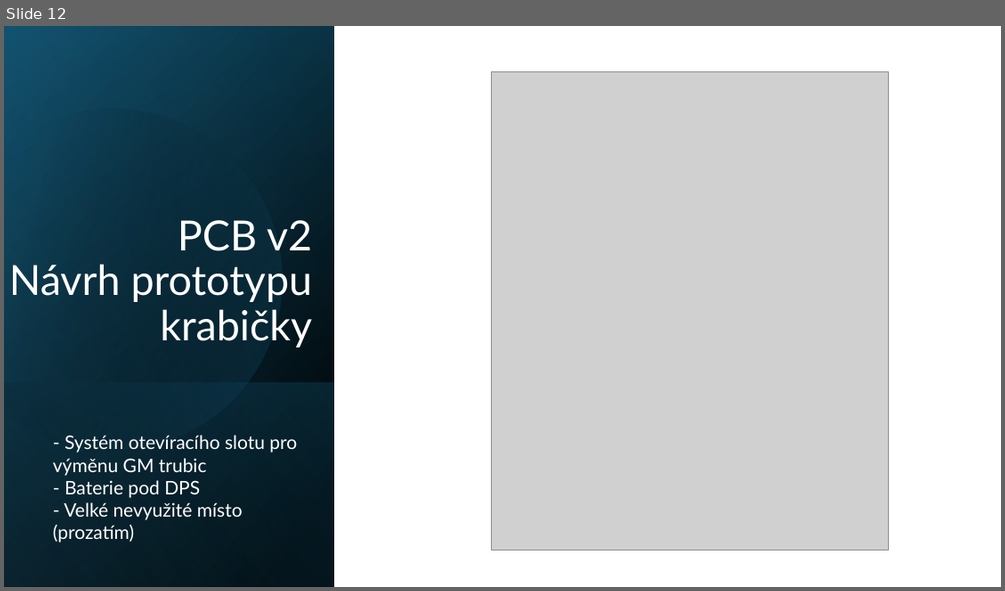
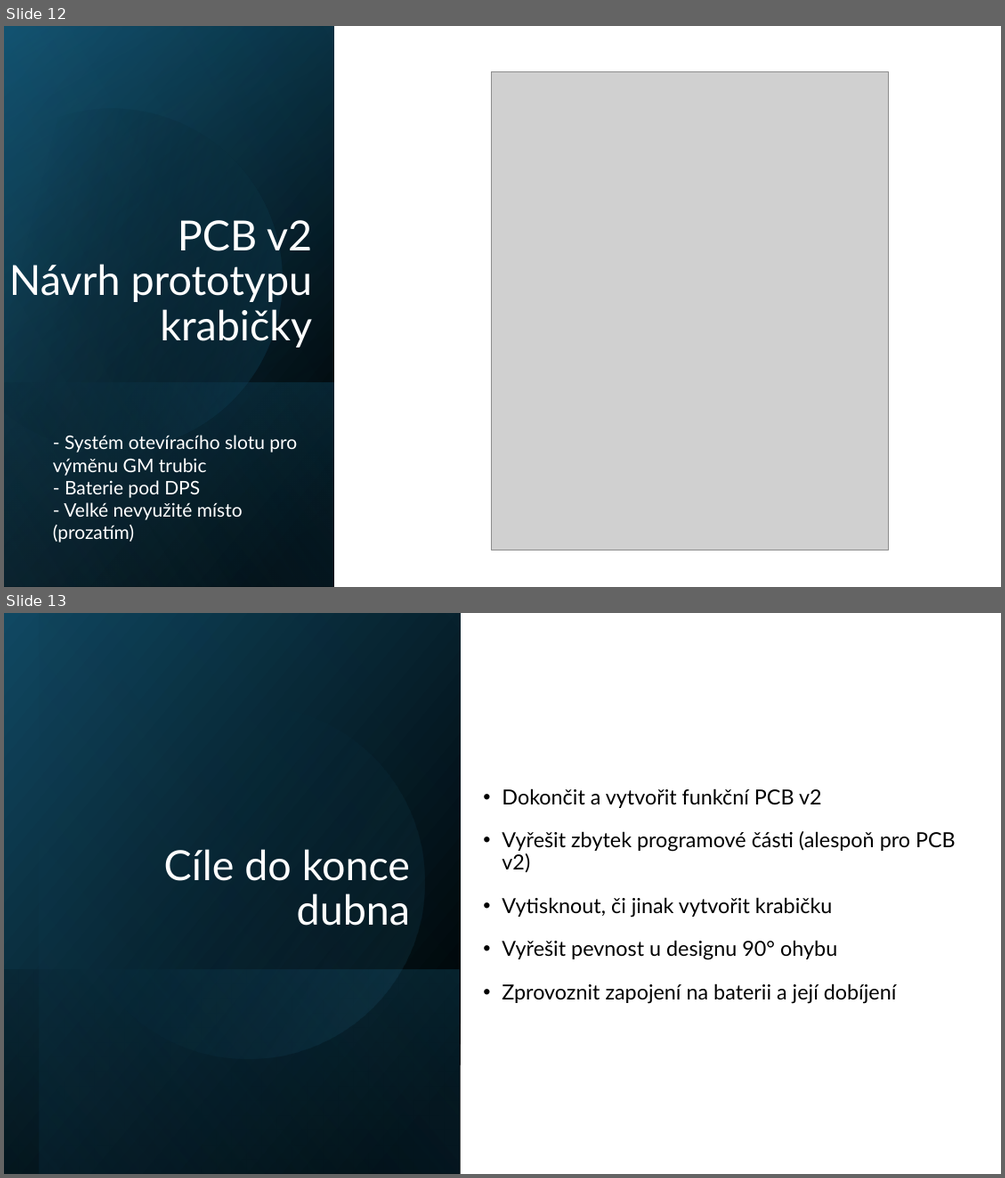
Before and after one commit to iamglobal/GM-Counter, a slide deck: -DOCUMENTATION-/extras/Kautský_PMP.pptx. Shown one above the other, each under a label of ours: slide 12 before the commit, slides 12 and 13 after it. The pictures are 1005x591 and 1005x1178 pixels, drawn with LibreOffice and Linux fonts; fonts in the diff are those of the drawing; grey boxes stand for pictures. Boxes give left, top, right and bottom in pixels: in the first picture for what was removed or moved away, otherwise in the second. Text is boxed around its words. In the diff, an @@ line names an element or a change of style, - is before the commit and + after.

```diff
--- a/-DOCUMENTATION-/extras/Kautský_PMP.pptx
+++ b/-DOCUMENTATION-/extras/Kautský_PMP.pptx
@@ slide 13 added at [4, 613, 1001, 1174], background #FFFFFF @@
@@ rectangle added at [4, 613, 461, 1174], fill gradient #000000 to #104862 @@
@@ rectangle added at [40, 613, 461, 1174], fill gradient #000000 to #156082 @@
@@ ellipse added at [40, 674, 456, 1090], fill gradient #156082 to #46B1E1 @@
@@ text added at [502, 788, 955, 1004], 20 pt, text #000000 @@
+• Dokončit a vytvořit funkční PCB v2
+• Vyřešit zbytek programové části (alespoň pro PCB v2)
+• Vytisknout, či jinak vytvořit krabičku
+• Vyřešit pevnost u designu 90° ohybu
+• Zprovoznit zapojení na baterii a její dobíjení
@@ title added at [164, 849, 410, 925], 40 pt, text #FFFFFF @@
+Cíle do konce dubna
@@ rectangle added at [4, 969, 460, 1174], fill gradient #156082 to #000000 @@
```
Also in this commit, not shown: 1 slide removed, 1 other file.
